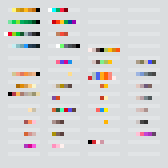
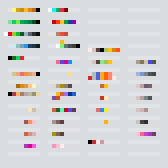
Two versions of the same layered image (168×168). Layer-by-layer changes:
added layer "snake" in group "Colors" over (x1=8, y1=56, x2=24, y2=60)
added layer "Layer 3" in group "Colors" over (x1=56, y1=40, x2=76, y2=96)
